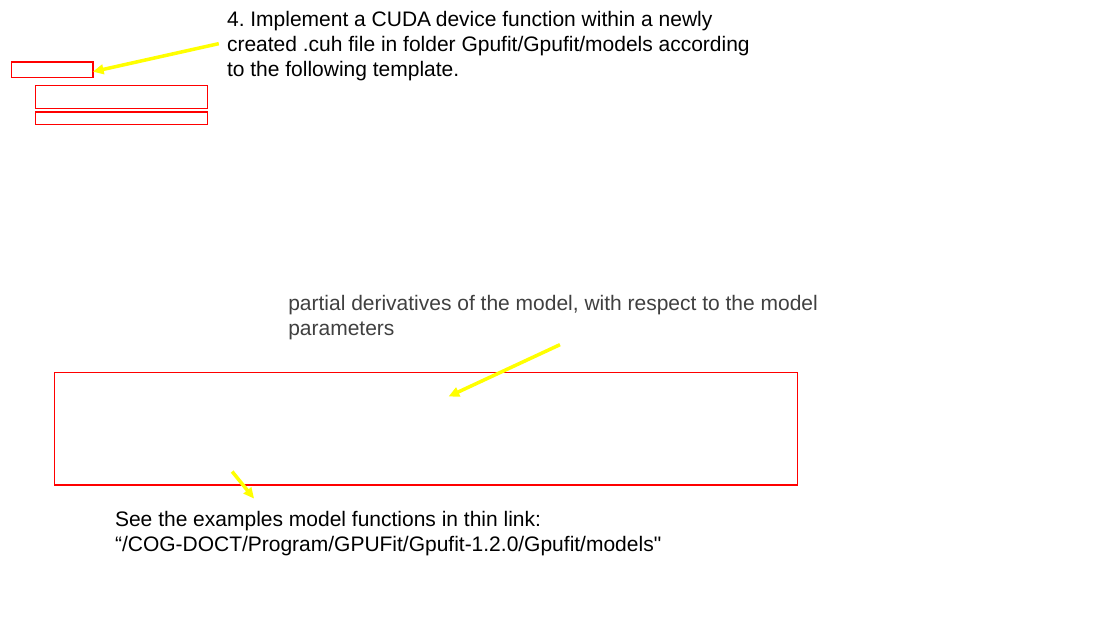
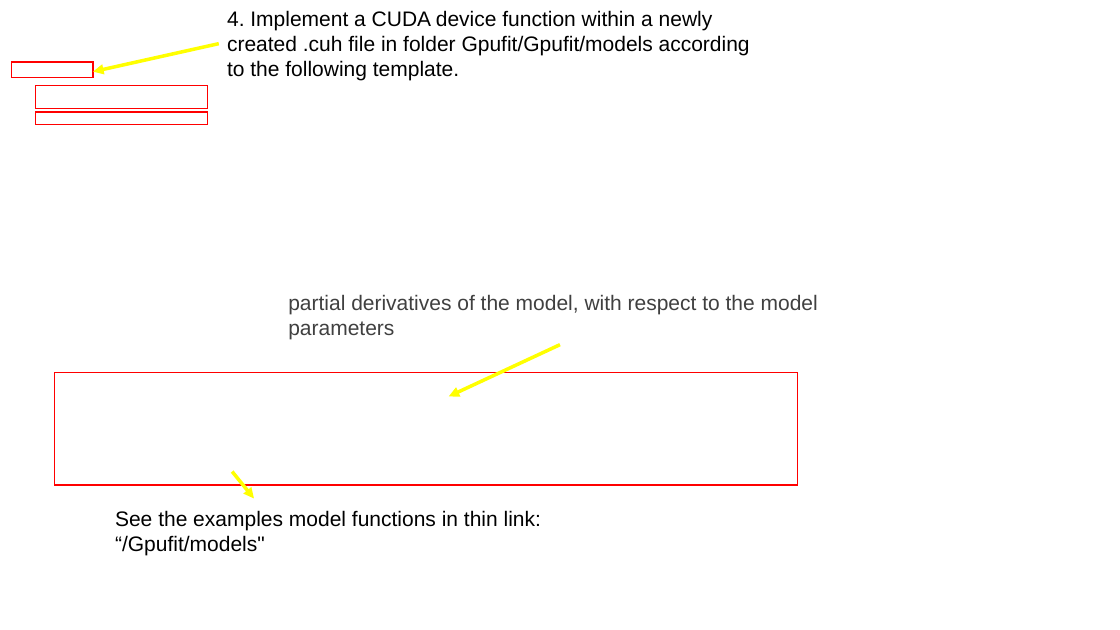
Before and after one commit to ComputationalOpticsGroup/COG-dynamic-OCT-contrast-generation-library, a slide deck: slide 3 of Manual/GPUFit_AddModelFunction.pptx (slide 4 before the commit). Drawn at 1120x630 pixels with LibreOffice and Linux fonts; fonts in the diff are those of the drawing; background and template pictures are left out. Boxes give left, top, right and bottom in pixels: in the first picture for what was removed or moved away, otherwise in the second. Text is boxed around its words. In the diff, an @@ line names an element or a change of style, - is before the commit and + after.

```diff
--- a/Manual/GPUFit_AddModelFunction.pptx
+++ b/Manual/GPUFit_AddModelFunction.pptx
@@ text at box(115, 535, 265, 556): text changed @@
-“/COG-DOCT/Program/GPUFit/Gpufit-1.2.0/Gpufit/models"
+“/Gpufit/models"
```
Also in this commit, not shown: 3 other slides changed, 1 slide removed, 4 other files.
